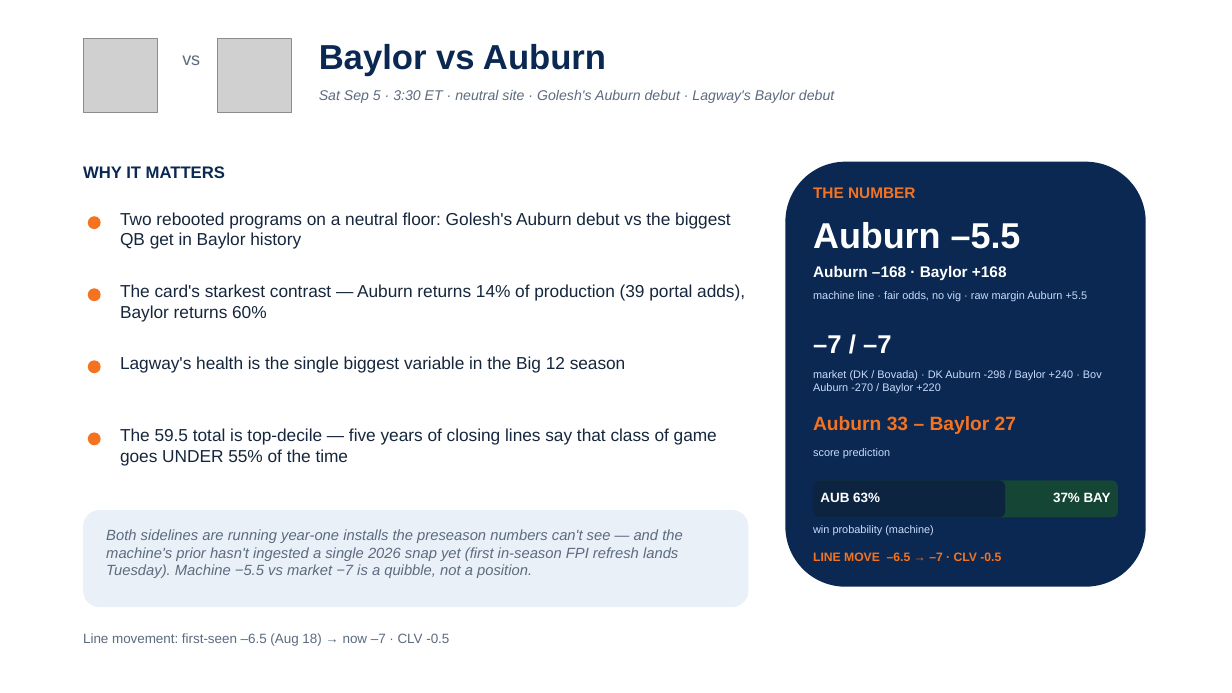
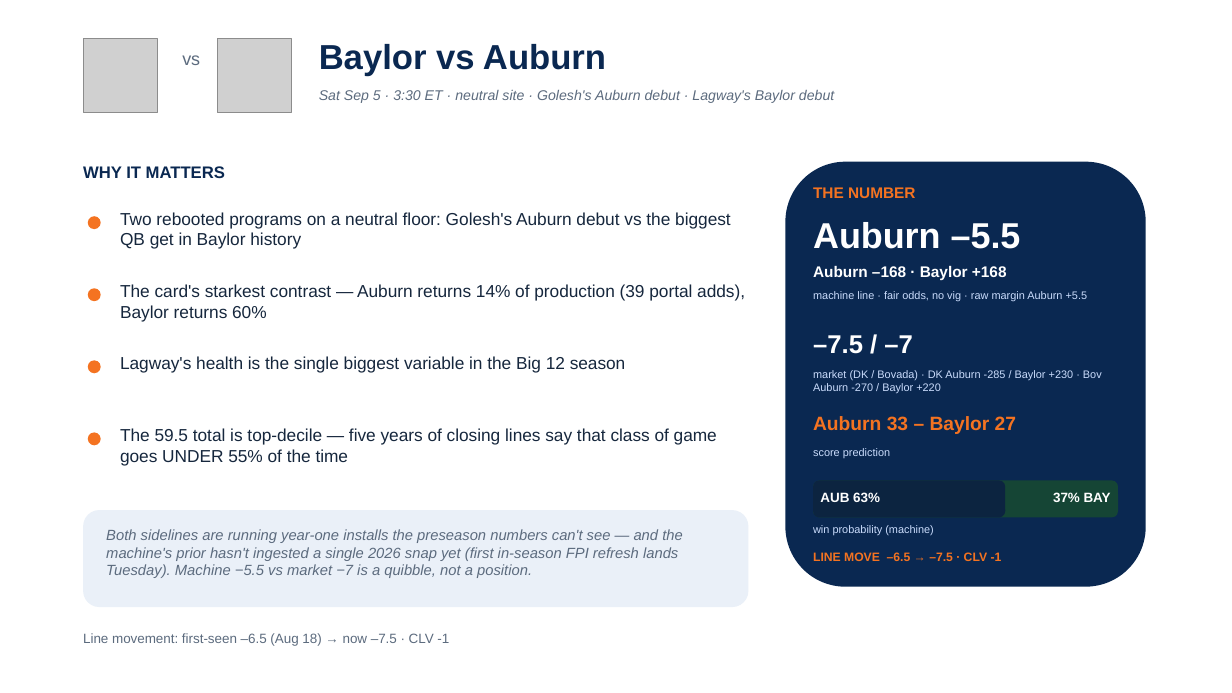
Before and after one commit to lucasalvarezflorida-lab/ncaa-fbs-analytics, a slide deck: slide 3 of decks/2026_Week1_Episode2.pptx. Drawn at 1232x693 pixels with LibreOffice and Linux fonts; fonts in the diff are those of the drawing; grey boxes stand for pictures. Boxes give left, top, right and bottom in pixels: in the first picture for what was removed or moved away, otherwise in the second. Text is boxed around its words. In the diff, an @@ line names an element or a change of style, - is before the commit and + after.

```diff
--- a/decks/2026_Week1_Episode2.pptx
+++ b/decks/2026_Week1_Episode2.pptx
@@ text at (813,335,913,354): text changed @@
-–7 / –7
+–7.5 / –7
@@ text at (813,370,1102,394): text changed @@
-market (DK / Bovada) · DK Auburn -298 / Baylor +240 · Bov Auburn -270 / Baylor +220
+market (DK / Bovada) · DK Auburn -285 / Baylor +230 · Bov Auburn -270 / Baylor +220
@@ text at (813,552,1002,561): text changed @@
-LINE MOVE –6.5 → –7 · CLV -0.5
+LINE MOVE –6.5 → –7.5 · CLV -1
@@ text at (83,633,449,646): text changed @@
-Line movement: first-seen –6.5 (Aug 18) → now –7 · CLV -0.5
+Line movement: first-seen –6.5 (Aug 18) → now –7.5 · CLV -1
```
Also in this commit, not shown: 6 other slides changed, 2 other files.
